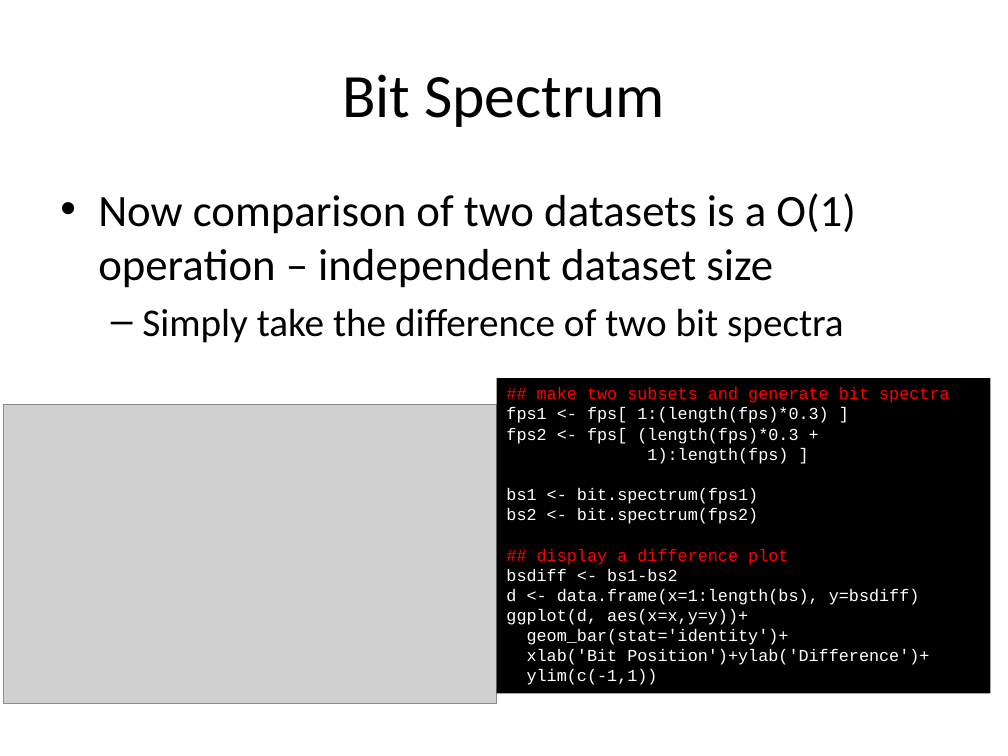
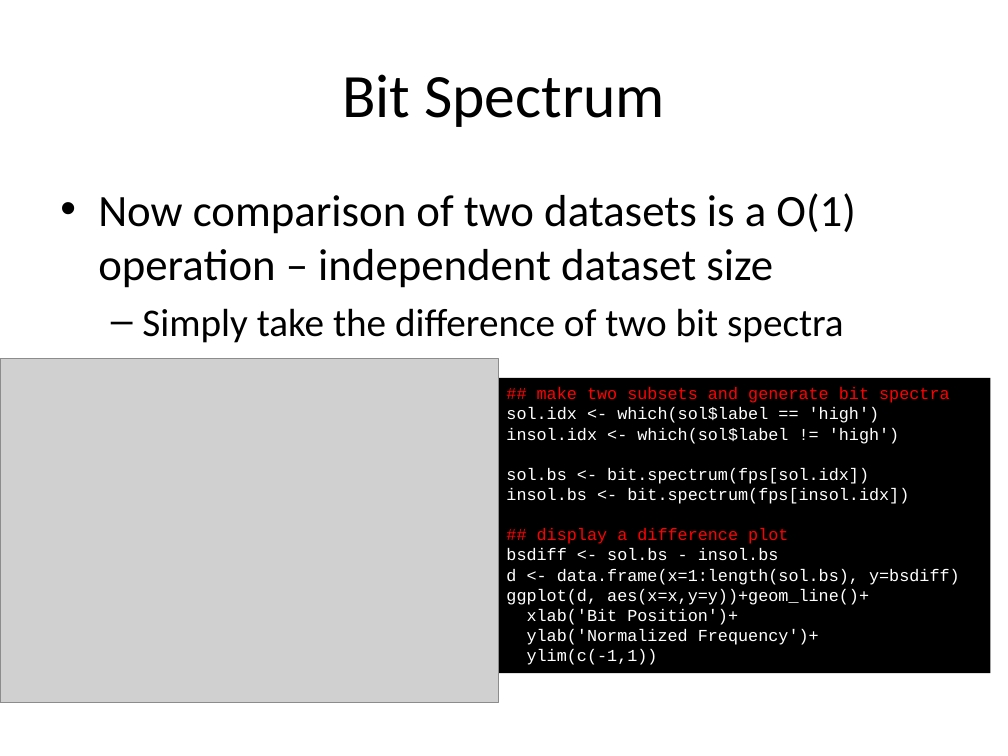
Before and after one commit to rajarshi/ctpa-fingerprints, a slide deck: slide 17 of fingerprints.pptx (slide 9 before the commit). Drawn at 1008x756 pixels with LibreOffice and Linux fonts; fonts in the diff are those of the drawing; grey boxes stand for pictures. Boxes give left, top, right and bottom in pixels: in the first picture for what was removed or moved away, otherwise in the second. Text is boxed around its words. In the diff, an @@ line names an element or a change of style, - is before the commit and + after.

```diff
--- a/fingerprints.pptx
+++ b/fingerprints.pptx
@@ picture: place and size @@
-picture at (4,404,497,703)
+picture at (0,359,499,703)
@@ rectangle "## make two subsets and ...": place and size @@
-rectangle "## make two subsets and ..." at (497,378,991,694)
+rectangle "## make two subsets and ..." at (497,378,991,673)
@@ text in rectangle at (506,407,909,504): text changed @@
-fps1 <- fps[ 1:(length(fps)*0.3) ]
-fps2 <- fps[ (length(fps)*0.3 +
-1):length(fps) ]
-bs1 <- bit.spectrum(fps1)
-bs2 <- bit.spectrum(fps2)
+sol.idx <- which(sol$label == 'high')
+insol.idx <- which(sol$label != 'high')
+sol.bs <- bit.spectrum(fps[sol.idx])
+insol.bs <- bit.spectrum(fps[insol.idx])
@@ text in rectangle at (506,548,960,645): text changed @@
-bsdiff <- bs1-bs2
-d <- data.frame(x=1:length(bs), y=bsdiff)
-ggplot(d, aes(x=x,y=y))+
-geom_bar(stat='identity')+
-xlab('Bit Position')+ylab('Difference')+
+bsdiff <- sol.bs - insol.bs
+d <- data.frame(x=1:length(sol.bs), y=bsdiff)
+ggplot(d, aes(x=x,y=y))+geom_line()+
+xlab('Bit Position')+
+ylab('Normalized Frequency')+
```
Also in this commit, not shown: 3 other slides changed, 9 slides added, 4 other files.
